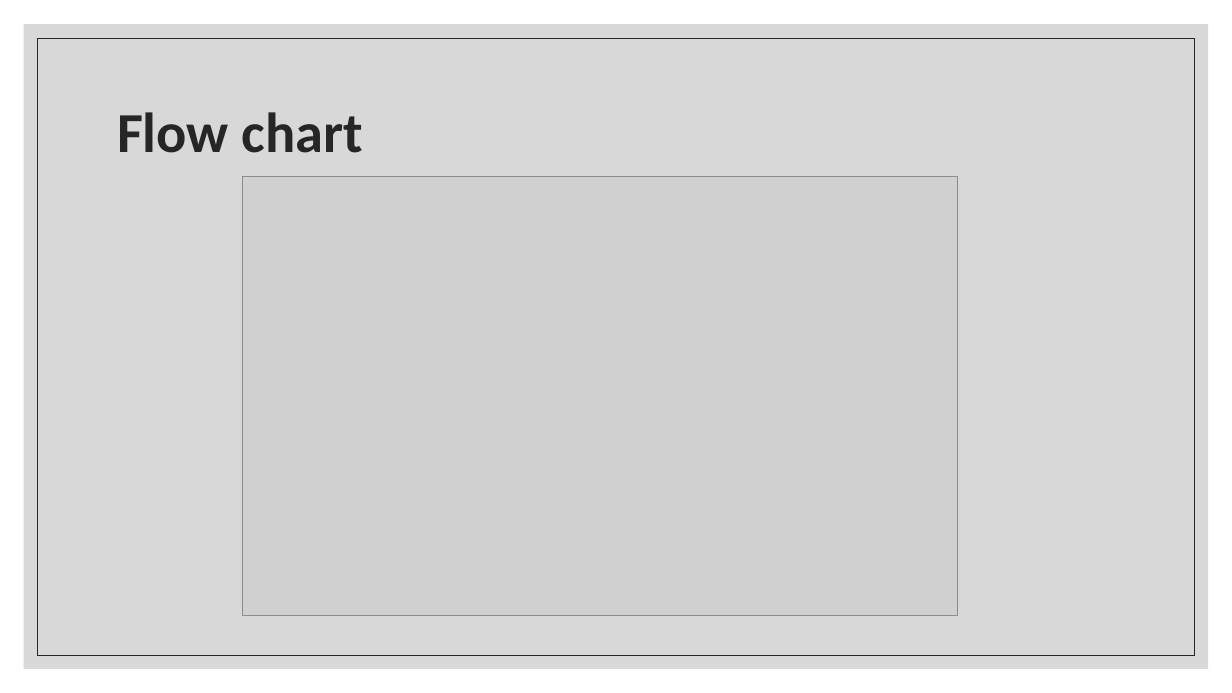
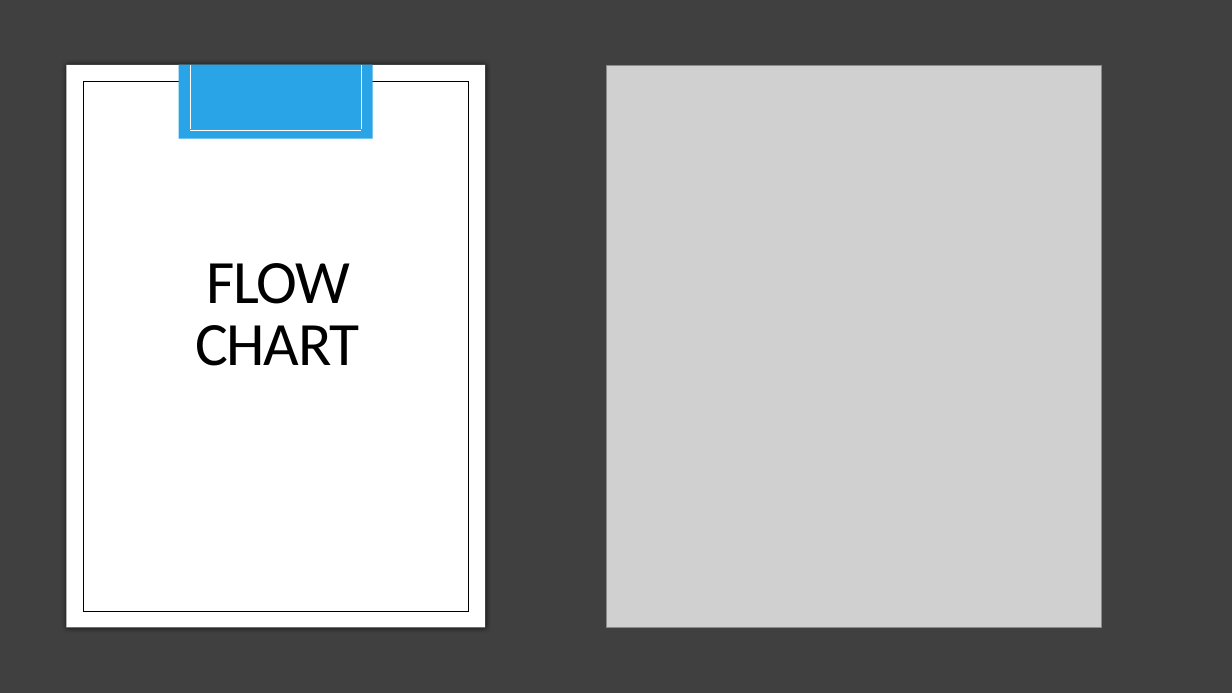
Before and after one commit to haden-liu/T1A3, a slide deck: slide 5 of Presentation1.pptx. Drawn at 1232x693 pixels with LibreOffice and Linux fonts; fonts in the diff are those of the drawing; grey boxes stand for pictures; background and template pictures are left out. Boxes give left, top, right and bottom in pixels: in the first picture for what was removed or moved away, otherwise in the second. Text is boxed around its words. In the diff, an @@ line names an element or a change of style, - is before the commit and + after.

```diff
--- a/Presentation1.pptx
+++ b/Presentation1.pptx
@@ background #FFFFFF to picture (left out) @@
@@ rectangle added at <box>0,0,1232,693</box>, fill #1F2239 @@
@@ rectangle added at <box>0,0,1232,693</box>, fill #404040 @@
@@ rectangle removed at <box>24,24,1209,669</box> @@
@@ rectangle removed at <box>38,38,1195,655</box> @@
@@ rectangle added at <box>67,65,485,628</box>, fill #FFFFFF @@
@@ rectangle added at <box>83,81,469,611</box>, outline #000000 0.5 pt @@
@@ rectangle added at <box>178,65,372,139</box>, fill #29A4E7 @@
@@ line added from (190, 65) to (190, 129), #FFFFFF 0.5 pt @@
@@ line added from (361, 65) to (361, 129), #FFFFFF 0.5 pt @@
@@ picture added at <box>606,66,1102,628</box> @@
@@ rectangle added at <box>132,128,1100,564</box>, fill #000000 @@
@@ line added from (190, 130) to (361, 130), #FFFFFF 0.5 pt @@
@@ picture removed at <box>242,177,958,616</box> @@
@@ title at <box>195,263,360,366</box>: text changed; size 44 to 48 pt; text colour #262626 to #000000; bold off @@
-Flow chart
+FLOW CHART
```
Also in this commit, not shown: 2 other slides changed, 1 slide added, 12 other files.
